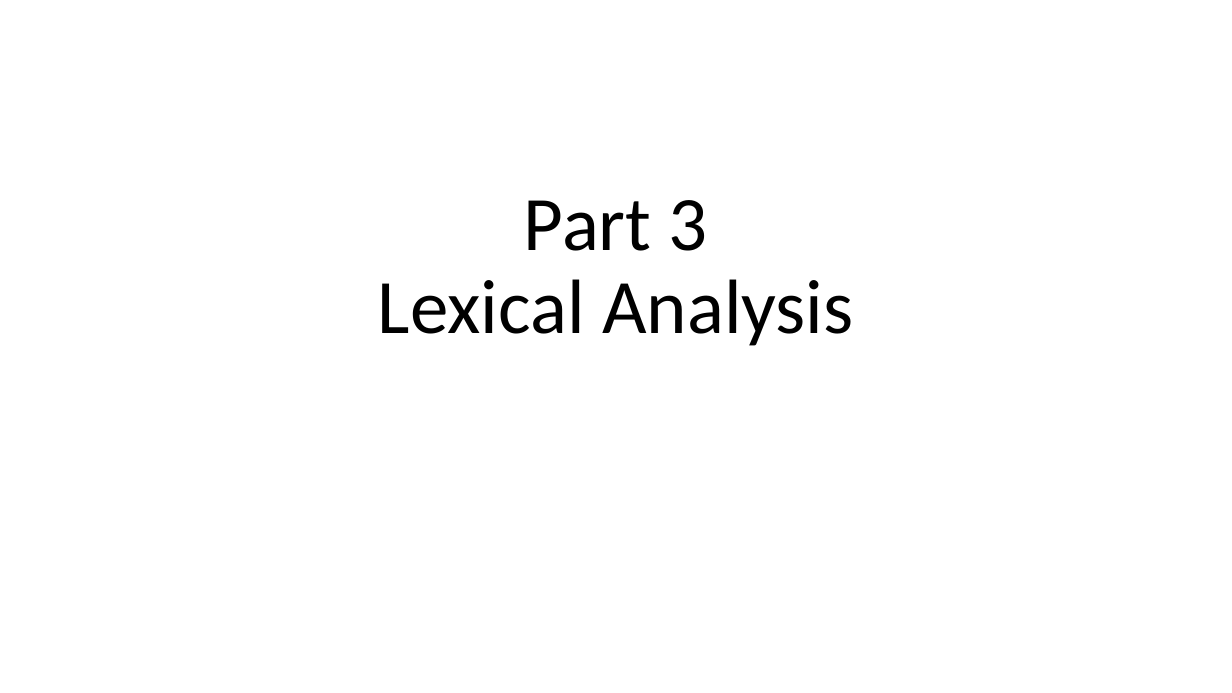
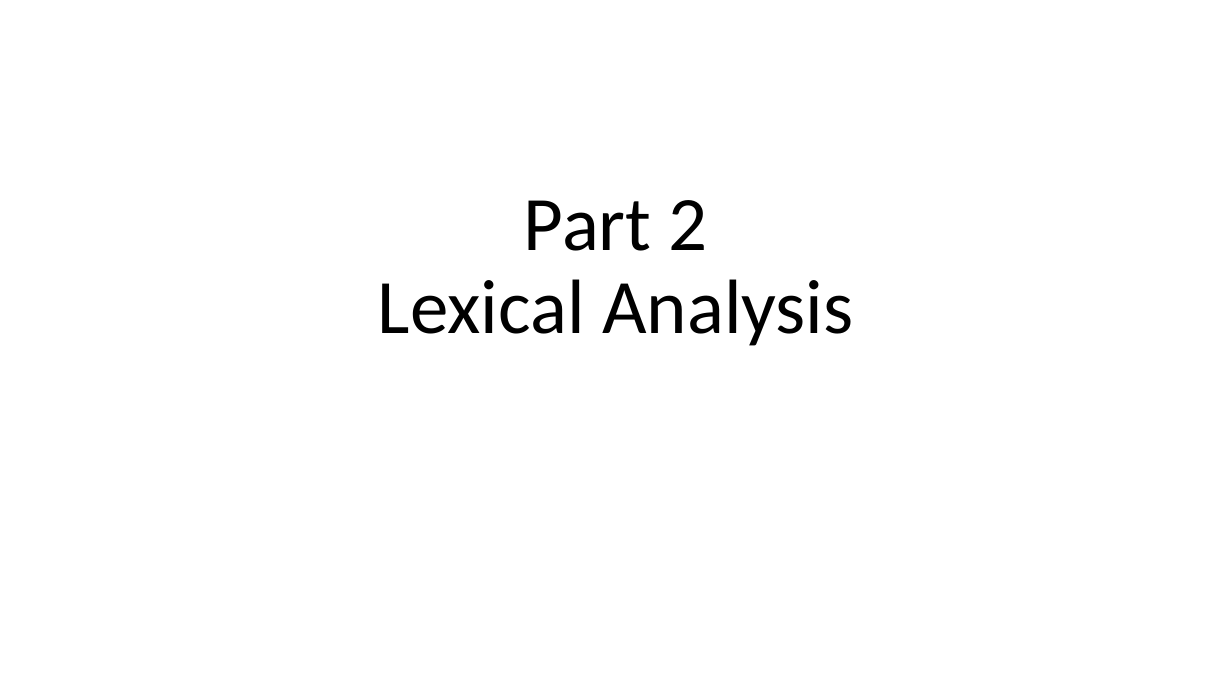
Before and after one commit to kongm/pl-design, a slide deck: slide 1 of C2-LexicalAnalysis.pptx. Drawn at 1232x693 pixels with LibreOffice and Linux fonts; fonts in the diff are those of the drawing. Boxes give left, top, right and bottom in pixels: in the first picture for what was removed or moved away, otherwise in the second. Text is boxed around its words. In the diff, an @@ line names an element or a change of style, - is before the commit and + after.

```diff
--- a/C2-LexicalAnalysis.pptx
+++ b/C2-LexicalAnalysis.pptx
@@ title at box(378, 200, 854, 346): text changed @@
-Part 3
-Lexical Analysis
+Part 2
+Lexical Analysis
```
Also in this commit, not shown: 2 other files.
